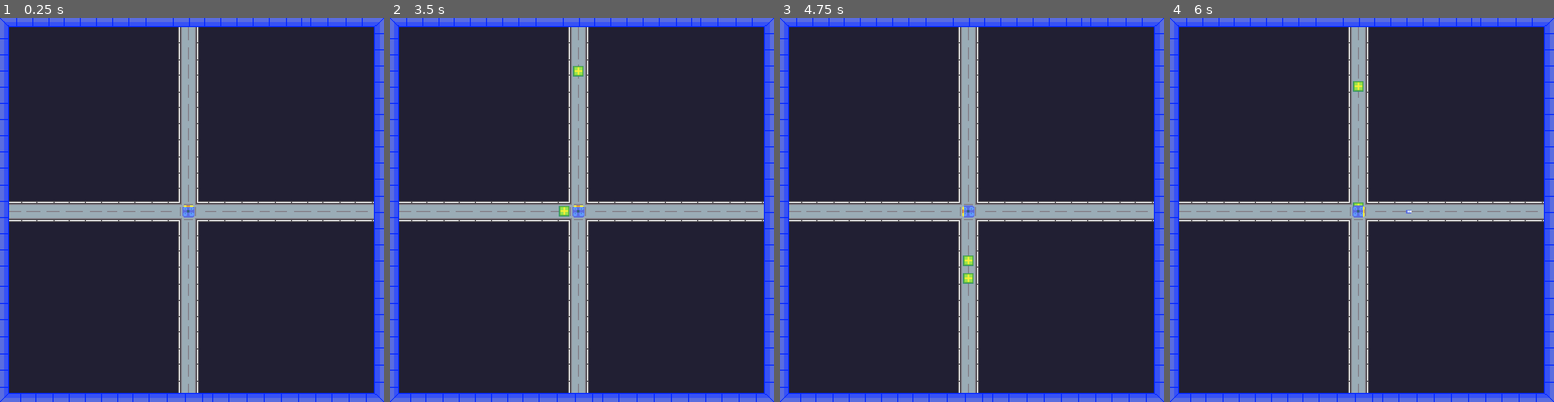
Above: before the commit, frames 1-4 (left to right).
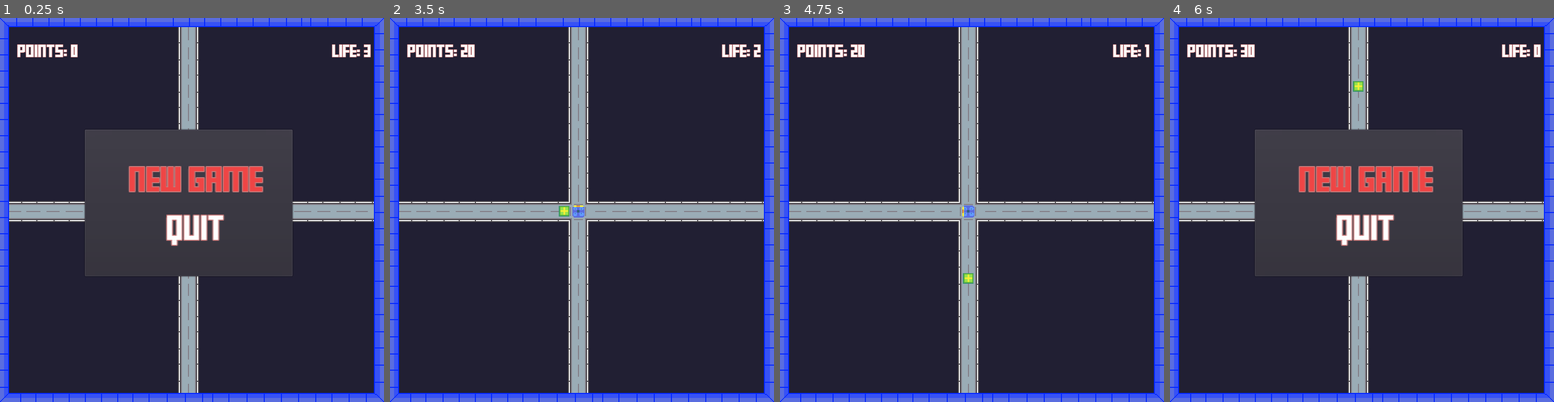
Above: after the commit, the same moments.

Repository: luosolo/Square-Shot
Game: Godot game, scene res://Scenes/Game.tscn
The game is run twice, just before and just after one commit, with the same random seed, the same clock (stepped at 60 frames per second) and the same inputs.
Inputs:
- Up to frame 1 (0.25 s): no input
- Up to frame 2 (3.5 s): tap Enter (ui_accept) at 0.5, 1.35, 1.52, 1.82, 2.85, 3.02, 3.32 s; hold Right (ui_right) 0.53-1.28 s; hold Enter (ui_accept) 0.53-1.28 s; hold Down (ui_down) 1.28-2.03 s; hold Right (ui_right) 2.03-2.78 s; hold Enter (ui_accept) 2.03-2.78 s; hold Up (ui_up) from 2.78 s (still down)
- Up to frame 3 (4.75 s): release Up (ui_up) at 3.53 s; hold Enter (ui_accept) 3.53-4.28 s; hold Left (ui_left) from 3.53 s (still down); tap Enter (ui_accept) at 4.35, 4.52 s
- Up to frame 4 (6 s): tap Enter (ui_accept) at 4.82, 5.85 s; release Left (ui_left) at 5.03 s; hold Down (ui_down) 5.03-5.78 s; hold Enter (ui_accept) 5.03-5.78 s; hold Right (ui_right) from 5.78 s (still down)

The runs differ from the first frame. In frame 1, 14% of the frame differs, in the area x 4-97%, y 6-68%; in frame 2, 0.8%; in frame 3, 0.8%; in frame 4, 14%.

Commit message:
Implemented Game logic and User Interface
Game Logic and user interface Created

Diff:
--- /dev/null
+++ b/Scenes/Audio.tscn
@@ -0,0 +1,8 @@
+[gd_scene load_steps=2 format=2]
+
+[ext_resource path="res://Scripts/Audio.gd" type="Script" id=1]
+
+[node name="Audio" type="Node2D"]
+script = ExtResource( 1 )
+
+[node name="player" type="AudioStreamPlayer" parent="."]
--- a/Scenes/Game.tscn
+++ b/Scenes/Game.tscn
@@ -1,10 +1,13 @@
-[gd_scene load_steps=6 format=2]
+[gd_scene load_steps=9 format=2]
 
 [ext_resource path="res://assets/road.png" type="Texture" id=1]
 [ext_resource path="res://Scenes/Player.tscn" type="PackedScene" id=2]
 [ext_resource path="res://assets/board.png" type="Texture" id=3]
 [ext_resource path="res://Scripts/Game.gd" type="Script" id=4]
 [ext_resource path="res://assets/bg.png" type="Texture" id=5]
+[ext_resource path="res://assets/music/music_theme.mp3" type="AudioStream" id=6]
+[ext_resource path="res://Scenes/Audio.tscn" type="PackedScene" id=7]
+[ext_resource path="res://Scenes/UI.tscn" type="PackedScene" id=8]
 
 [node name="Game" type="Node2D"]
 script = ExtResource( 4 )
@@ -30,8 +33,17 @@
 texture = ExtResource( 3 )
 centered = false
 
-[node name="Timer" type="Timer" parent="."]
+[node name="Audio" parent="." instance=ExtResource( 7 )]
+
+[node name="Timer" type="Timer" parent="." groups=["ennemy"]]
 wait_time = 0.8
 autostart = true
 
+[node name="AudioStreamPlayer" type="AudioStreamPlayer" parent="."]
+stream = ExtResource( 6 )
+autoplay = true
+
+[node name="GAME_UI" parent="." instance=ExtResource( 8 )]
+z_index = 3
+
 [connection signal="timeout" from="Timer" to="." method="_on_Timer_timeout"]
--- /dev/null
+++ b/Scenes/UI.tscn
@@ -0,0 +1,76 @@
+[gd_scene load_steps=4 format=2]
+
+[ext_resource path="res://assets/FFFFORWA.TTF" type="DynamicFontData" id=1]
+[ext_resource path="res://Scripts/UI.gd" type="Script" id=2]
+
+[sub_resource type="DynamicFont" id=1]
+size = 19
+outline_size = 1
+outline_color = Color( 0.776471, 0.478431, 0.478431, 1 )
+font_data = ExtResource( 1 )
+
+[node name="GAME_UI" type="Node2D"]
+script = ExtResource( 2 )
+
+[node name="LIFE" type="Label" parent="."]
+margin_left = 635.0
+margin_top = 55.0
+margin_right = 759.0
+margin_bottom = 82.0
+custom_fonts/font = SubResource( 1 )
+text = "LIFE: 3"
+align = 1
+__meta__ = {
+"_edit_use_anchors_": false
+}
+
+[node name="POINT" type="Label" parent="."]
+margin_left = 35.0
+margin_top = 55.0
+margin_right = 138.0
+margin_bottom = 82.0
+rect_pivot_offset = Vector2( 175, 192 )
+custom_fonts/font = SubResource( 1 )
+text = "POINT: 0"
+align = 1
+__meta__ = {
+"_edit_use_anchors_": false
+}
+
+[node name="Option" type="Node2D" parent="."]
+
+[node name="PanelContainer" type="PanelContainer" parent="Option"]
+margin_left = 166.0
+margin_top = 219.0
+margin_right = 581.0
+margin_bottom = 513.0
+__meta__ = {
+"_edit_use_anchors_": false
+}
+
+[node name="NEW GAME" type="Label" parent="Option"]
+margin_left = 257.0
+margin_top = 299.0
+margin_right = 390.0
+margin_bottom = 326.0
+rect_scale = Vector2( 2, 2 )
+custom_colors/font_color = Color( 0.941176, 0.27451, 0.27451, 1 )
+custom_fonts/font = SubResource( 1 )
+text = "NEW GAME"
+align = 1
+__meta__ = {
+"_edit_use_anchors_": false
+}
+
+[node name="QUIT" type="Label" parent="Option"]
+margin_left = 257.0
+margin_top = 395.0
+margin_right = 390.0
+margin_bottom = 422.0
+rect_scale = Vector2( 2, 2 )
+custom_fonts/font = SubResource( 1 )
+text = "QUIT"
+align = 1
+__meta__ = {
+"_edit_use_anchors_": false
+}
--- /dev/null
+++ b/Scripts/Audio.gd
@@ -0,0 +1,14 @@
+extends Node2D
+
+
+onready var player = $player
+const laser_sound = preload("res://assets/music/laser.ogg")
+
+func laser():
+	player.stream = laser_sound
+	player.play()
+
+func boom():
+	#player.stream = explosion_sound
+	#player.play()
+	pass
--- a/Scripts/Enemy.gd
+++ b/Scripts/Enemy.gd
@@ -4,6 +4,8 @@
 enum DIRECTION { UP, DOWN, LEFT, RIGHT}
 var direction = DIRECTION.UP
 export var speed = 300
+
+signal ennemy_destroyed
 
 func _process(delta):
 	if direction == DIRECTION.UP:
@@ -23,4 +25,5 @@
 func _on_Enemy_area_entered(area):
 	if area.get_collision_layer() ==2:
 		area.shoted()
+		emit_signal("ennemy_destroyed")
 		queue_free()
--- a/Scripts/Game.gd
+++ b/Scripts/Game.gd
@@ -4,7 +4,14 @@
 const enemyClass = preload("res://Scenes/Enemy.tscn")
 const bulletClass= preload("res://Scenes/Bullet.tscn")
 onready var player = $Player
+onready var timer = $Timer
+onready var game_ui = $GAME_UI
 var rng = RandomNumberGenerator.new()
+var start_speed = 300
+
+onready var audio = $Audio
+var gameInstanceObject = GameLogic.new()
+var inGame = true
 
 
 var enemyPos= {
@@ -16,34 +23,69 @@
 
 func _ready():
 	rng.randomize()
+	player.connect("player_killed", self, "_on_player_killed")
+	game_ui.addInstance(gameInstanceObject)
+	game_ui.connect("new_game", self, "_on_new_game")
+	gameInstanceObject.reset()
+	game_ui.game_over()
+	game_over()
+
+func _on_new_game():
+	gameInstanceObject.reset()
+	game_ui.refreshInfo()
+	inGame = true
+	player.game_over = false
+	timer.wait_time = 0.8
+
 
 func shot(dir):
 	var instance = bulletClass.instance()
 	instance.change_direction(dir)
 	instance.z_index=2
 	instance.position = player.position
+	audio.laser()
 	add_child(instance)
 
 func _input(event):
-	if event.is_action_pressed("ui_up"):
-		shot(DIRECTION.UP)
-	elif event.is_action_pressed("ui_right"):
-		shot(DIRECTION.RIGHT)
-	elif event.is_action_pressed("ui_down"):
-		shot(DIRECTION.DOWN)
-	elif event.is_action_pressed("ui_left"):
-		shot(DIRECTION.LEFT)
+	if inGame:
+		if event.is_action_pressed("ui_up"):
+			shot(DIRECTION.UP)
+		elif event.is_action_pressed("ui_right"):
+			shot(DIRECTION.RIGHT)
+		elif event.is_action_pressed("ui_down"):
+			shot(DIRECTION.DOWN)
+		elif event.is_action_pressed("ui_left"):
+			shot(DIRECTION.LEFT)
 
 
 func add_enemy(dir):
-	print("add enemy ", dir)
 	var instance = enemyClass.instance()
 	instance.scale = Vector2(1.5,1.5)
 	instance.position = enemyPos[dir]
 	instance.direction = dir
+	instance.speed = gameInstanceObject.speed
+	instance.connect("ennemy_destroyed", self, "_on_ennemy_destroyed")
+
 	self.add_child(instance)
+
+func _on_ennemy_destroyed () :
+	if (gameInstanceObject.enemy_shot()):
+		timer.wait_time -= 0.1
+	game_ui.refreshInfo()
+
+func _on_player_killed () :
+	gameInstanceObject.player_killed()
+	game_ui.refreshInfo()
+	if gameInstanceObject.isGameOver():
+		game_over()
+
+func game_over():
+	inGame = false
+	player.game_over = true
+	game_ui.game_over()
 
 
 func _on_Timer_timeout():
-	var dir = rng.randi_range(0,3)
-	add_enemy(dir)
+	if inGame:
+		var dir = rng.randi_range(0,3)
+		add_enemy(dir)
--- /dev/null
+++ b/Scripts/GameLogic.gd
@@ -0,0 +1,38 @@
+extends Node
+
+
+class_name GameLogic
+
+export var speed = 300
+export var life = 3
+export var points = 0
+export var level = 0
+
+const enemy_point = 10
+
+func reset():
+	speed = 300
+	life = 3
+	points = 0
+	level = 0
+
+func _ready():
+	reset()
+
+func enemy_shot() -> bool:
+	points += enemy_point
+	if points % 100 == 0:
+		increase_level()
+		return true
+	return false
+
+func isGameOver():
+	return life <1
+
+func player_killed():
+	life =max(0, life-1)
+
+
+func increase_level():
+	level += 1
+	speed += 50
--- a/Scripts/Player.gd
+++ b/Scripts/Player.gd
@@ -3,22 +3,28 @@
 
 
 onready var sprite = $Player_Sprite
+var game_over = false
+signal player_killed
+
+
 
 func _ready():
 	pass # Replace with function body.
 
 
 func _input(event):
-	if event.is_action_pressed("ui_up"):
-		sprite.frame = 0
-	elif event.is_action_pressed("ui_right"):
-		sprite.frame = 1
-	elif event.is_action_pressed("ui_down"):
-		sprite.frame = 2
-	elif event.is_action_pressed("ui_left"):
-		sprite.frame = 3
+	if (not game_over):
+		if event.is_action_pressed("ui_up"):
+			sprite.frame = 0
+		elif event.is_action_pressed("ui_right"):
+			sprite.frame = 1
+		elif event.is_action_pressed("ui_down"):
+			sprite.frame = 2
+		elif event.is_action_pressed("ui_left"):
+			sprite.frame = 3
 
 
 func _on_Player_area_entered(area):
 	if (area.get_collision_layer() ==1):
-		print("GAME OVER")
+		emit_signal("player_killed")
+		area.queue_free()
--- /dev/null
+++ b/Scripts/UI.gd
@@ -0,0 +1,47 @@
+extends Node2D
+
+
+var instance:GameLogic
+onready var lives = $LIFE
+onready var points = $POINT
+onready var option = $Option
+onready var options = [$"Option/NEW GAME",$"Option/QUIT"]
+
+onready var ne = $"Option/NEW GAME"
+var selected = 0
+
+signal new_game
+
+func addInstance(ist):
+	instance = ist
+	refreshInfo()
+
+func new_game():
+	option.visible = false
+
+func game_over():
+	option.visible = true
+
+func _input(event):
+	if option.visible:
+		if event.is_action_pressed("ui_up"):
+			var current = options[selected]
+			current.add_color_override("font_color", Color(1, 1, 1))
+			selected = (selected -1 )% 2
+			options[selected].add_color_override("font_color", Color(1, 0, 0))
+		elif event.is_action_pressed("ui_down"):
+			var current = options[selected]
+			current.add_color_override("font_color", Color(1, 1, 1))
+			selected = (selected +1 )% 2
+			options[selected].add_color_override("font_color", Color(1, 0, 0))
+		elif event.is_action_pressed("ui_accept"):
+			if selected == 0:
+				emit_signal("new_game")
+				new_game()
+			else:
+				get_tree().quit()
+
+
+func refreshInfo():
+	lives.text = "LIFE: "+str(instance.life)
+	points.text = "POINTS: "+str(instance.points)
--- a/project.godot
+++ b/project.godot
@@ -7,6 +7,16 @@
 ;   param=value ; assign values to parameters
 
 config_version=4
+
+_global_script_classes=[ {
+"base": "Node",
+"class": "GameLogic",
+"language": "GDScript",
+"path": "res://Scripts/GameLogic.gd"
+} ]
+_global_script_class_icons={
+"GameLogic": ""
+}
 
 [application]
 
@@ -18,8 +28,6 @@
 
 window/size/width=760
 window/size/height=760
-window/size/test_width=570
-window/size/test_height=570
 window/stretch/mode="2d"
 
 [physics]
@@ -28,5 +36,4 @@
 
 [rendering]
 
-environment/default_clear_color=Color( 0.996078, 1, 0.996078, 1 )
 environment/default_environment="res://default_env.tres"
Binary file added: assets/FFFFORWA.TTF
Not shown, added: assets/music/laser.ogg.import
Not shown, added: assets/music/music_theme.mp3.import
Not shown, added: assets/music/laser.aiff
Not shown, added: assets/music/laser.ogg
Not shown, added: assets/music/music_theme.mp3
